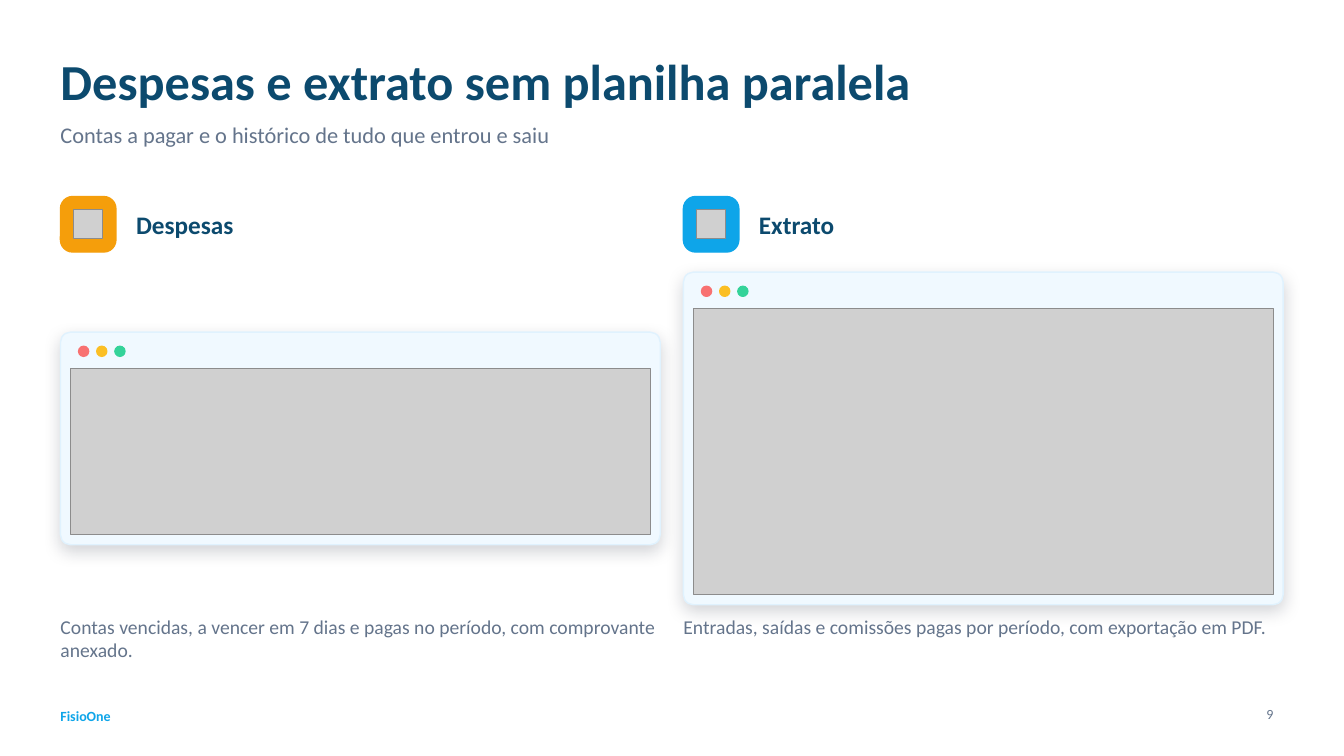
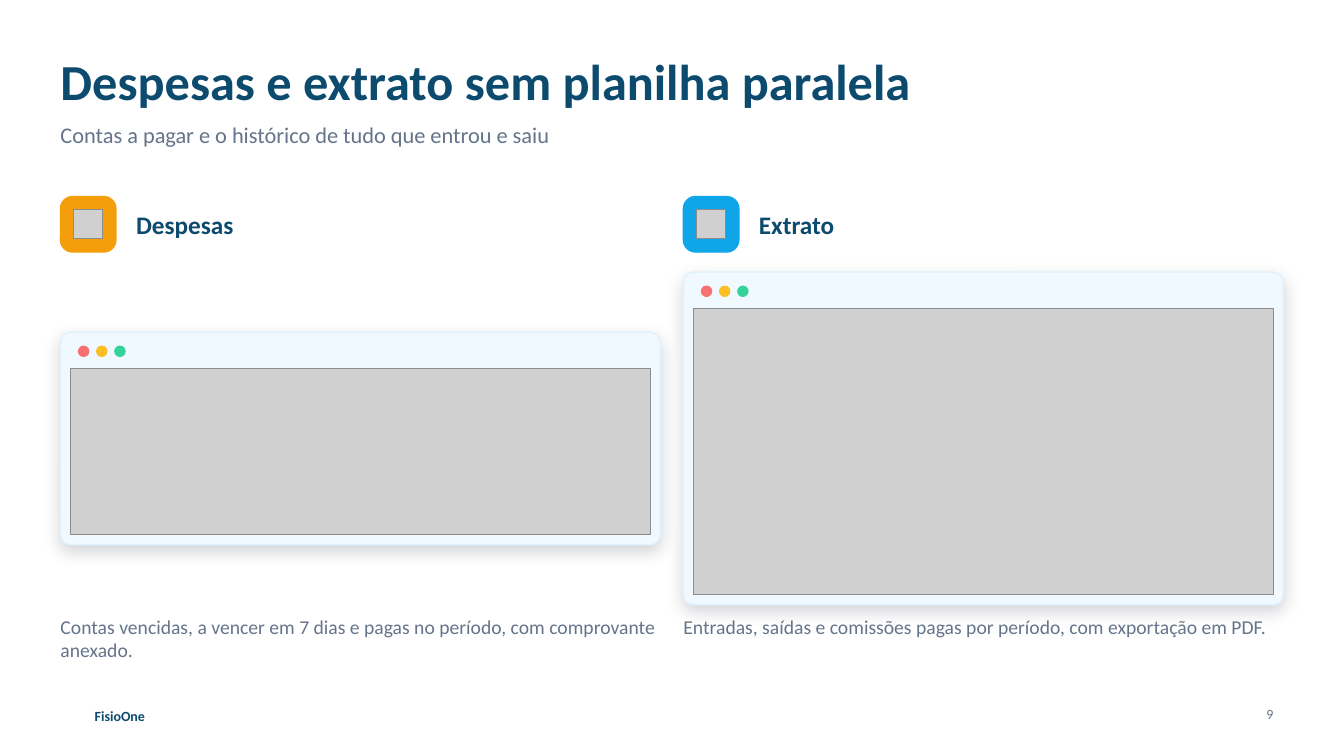
Before and after one commit to andremacedodev/ClinicaFisioterapia, a slide deck: slide 9 of docs/apresentacao/FisioOne_Apresentacao.pptx. Drawn at 1344x756 pixels with LibreOffice and Linux fonts; fonts in the diff are those of the drawing; grey boxes stand for pictures; background and template pictures are left out. Boxes give left, top, right and bottom in pixels: in the first picture for what was removed or moved away, otherwise in the second. Text is boxed around its words. In the diff, an @@ line names an element or a change of style, - is before the commit and + after.

```diff
--- a/docs/apresentacao/FisioOne_Apresentacao.pptx
+++ b/docs/apresentacao/FisioOne_Apresentacao.pptx
@@ text "FisioOne" moved from (x1=60, y1=711, x2=110, y2=721) to (x1=95, y1=711, x2=145, y2=721) @@
@@ text "FisioOne" at (x1=95, y1=711, x2=145, y2=721): text colour #0EA5E9 to #0C4A6E @@
```
Also in this commit, not shown: 14 other slides changed, 5 other files.
